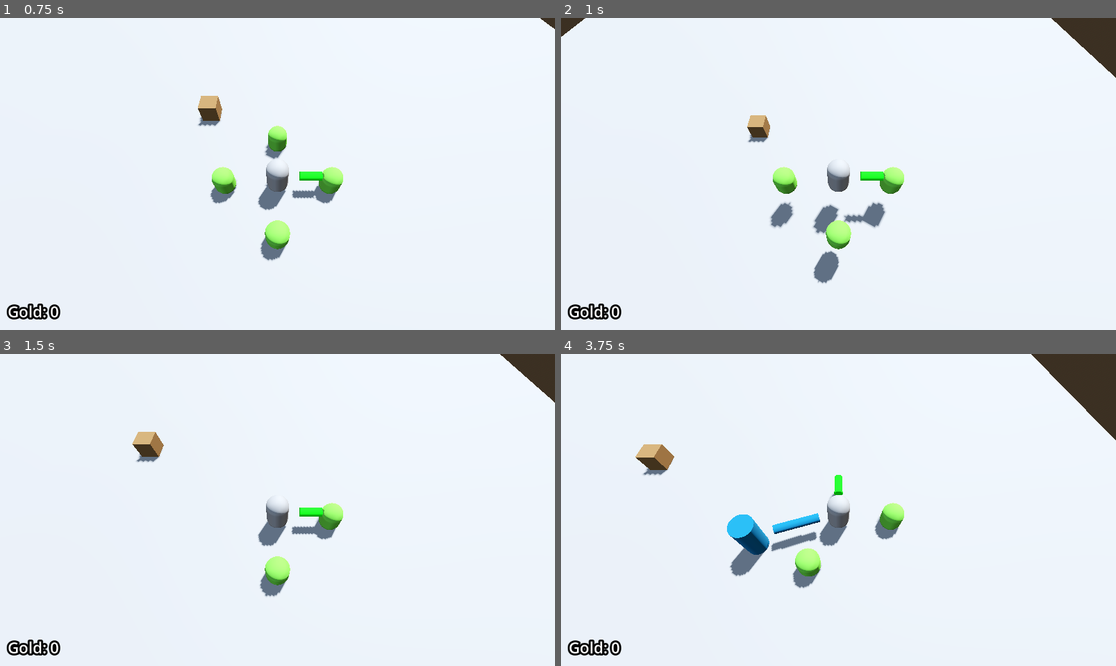
Above: before the commit, frames 1-4 (two rows, left to right).
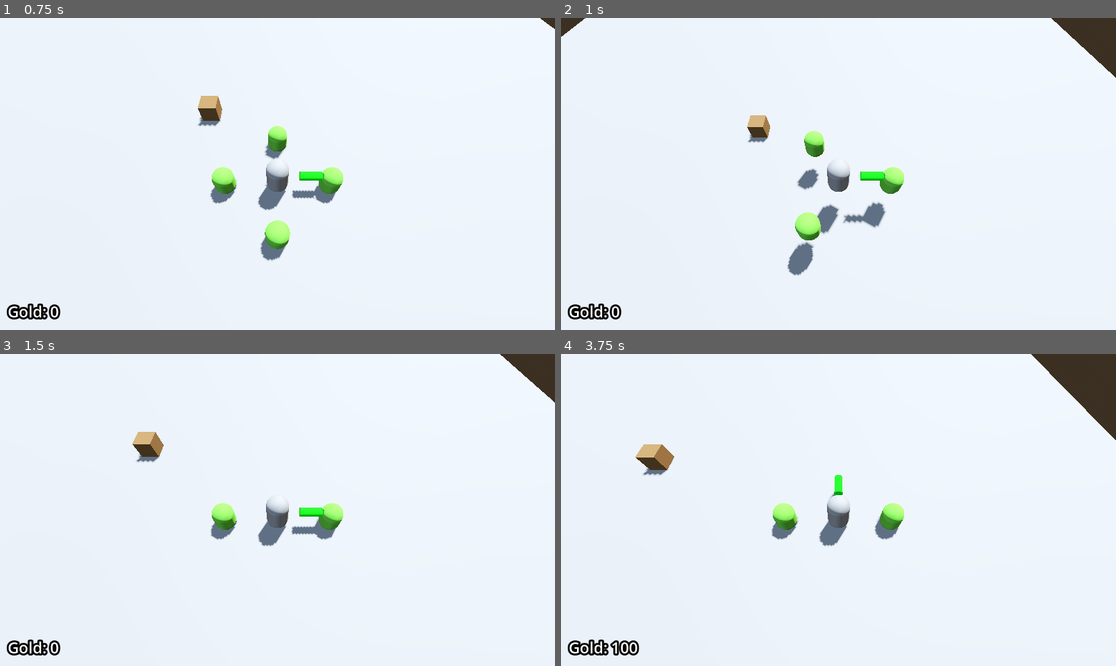
Above: after the commit, the same moments.

Repository: Ra-vanTech/ProjectBoozeArmy
Game: Godot game, scene res://Escena1_BoozeArmy.tscn
The game is run twice, just before and just after one commit, with the same random seed, the same clock (stepped at 60 frames per second) and the same inputs.
Inputs (mouse positions are in pixels of both pictures, inside the frame that each line leads up to):
- Up to frame 1 (0.75 s): tap Enter at 0.5 s; move the mouse to (399, 158) at 0.52 s; hold D (move_right) from 0.53 s (still down); tap Q at 0.6 s
- Up to frame 2 (1 s): keep holding D (move_right); tap Space (jump) at 0.77 s; tap E at 0.8 s
- Up to frame 3 (1.5 s): move the mouse to (166, 525) at 1.27 s; release D (move_right) at 1.28 s; hold S (move_back) from 1.28 s (still down); tap E at 1.35 s
- Up to frame 4 (3.75 s): tap Space (jump) at 1.52, 3.02 s; tap Q at 1.55, 2.85 s; move the mouse to (894, 441) at 2.02 s; release S (move_back) at 2.03 s; hold D (move_right) 2.03-2.78 s; right-click (894, 441) at 2.1 s; tap E at 2.3, 3.6 s; move the mouse to (810, 572) at 2.77 s; hold W (move_forward) 2.78-3.53 s; move the mouse to (1005, 556) at 3.52 s; hold A (move_left) from 3.53 s (still down)

Frame 1 is identical in both runs. In frame 2, 2.3% of the frame differs, in the area x 37-53%, y 36-86%; in frame 3, 0.9%; in frame 4, 2.4%, in the area x 8-47%, y 47-97%.
Error before the commit: Invalid access to property or key 'STARTING_HEALTH' on a base object of type 'Node (HealthComponent)'. (res://entities/player/dwarves/scripts/dwarf_system.gd:5…
Error after the commit: Invalid access to property or key 'STARTING_HEALTH' on a base object of type 'CharacterBody3D (Enemy)'. (res://core/managers/enemy_spawner/enemy_spawner.gd:25)

Commit message:
[perf?] Cambios al sistema de enanos
No recuerdo haber hecho estos cambion, tal vez haya sido el formato que
aplica mi editor, no sé

Diff:
--- a/entities/player/dwarves/scripts/dwarf_system.gd
+++ b/entities/player/dwarves/scripts/dwarf_system.gd
@@ -1,10 +1,10 @@
 class_name DwarfSystem
 extends Node3D
 
+signal enano_eliminado(enanos_id: int)
+
 #Precargar la escena del enano para instanciarla en tiempo de ejecucion.
 const ENANO_SCENE: PackedScene = preload("res://entities/player/dwarves/scenes/enano_base.tscn")
-#Referencia de HealtComponent del jugador para conexion provisional
-@onready var _player_health: HealthComponent = get_node("../HealthComponent")
 
 #configuracion (enanos iniciales, maximo de enanos y radio de formacion)
 @export var initial_dwarves: int = 3
@@ -12,7 +12,10 @@
 @export var formation_radius: float = 2.5
 
 var dwarves: Array[Node3D] = []
-signal enano_eliminado(enanos_id: int)
+
+#Referencia de HealtComponent del jugador para conexion provisional
+@onready var _player_health: HealthComponent = get_node("../HealthComponent")
+
 
 # Called when the node enters the scene tree for the first time.
 func _ready() -> void:
@@ -25,6 +28,18 @@
 		print("[DEBUG] DwarfSystem conectado al daño del jugador")
 	else:
 		push_warning("[DwarfSystem] No se encontró HealthComponent en el jugador")
+
+
+#Debug keys(para testing)
+func _unhandled_input(event: InputEvent) -> void:
+	if event is InputEventKey and event.pressed and not event.echo:
+		match event.keycode:
+			KEY_Q:
+				print("[DEBUG KEY] Q presionada → agregar_enano()")
+				agregar_enano()
+			KEY_E:
+				print("[DEBUG KEY] E presionada → eliminar_enano()")
+				eliminar_enano()
 
 
 func agregar_enano() -> void:
@@ -47,7 +62,7 @@
 	enano_eliminado.emit(enano_id)
 
 	if is_instance_valid(_player_health):
-		_player_health.health = _player_health.STARTING_HEALTH
+		_player_health.health = _player_health.health
 
 	actualizar_formacion()
 	print("[DEBUG] Enano eliminado id=%d. Restantes: %d" % [enano_id, dwarves.size()])
@@ -70,17 +85,6 @@
 		var z: float = sin(angle) * formation_radius
 		dwarves[i].position = Vector3(x, 0, z)
 
-#Debug keys(para testing)
-func _unhandled_input(event: InputEvent) -> void:
-	if event is InputEventKey and event.pressed and not event.echo:
-		match event.keycode:
-			KEY_Q:
-				print("[DEBUG KEY] Q presionada → agregar_enano()")
-				agregar_enano()
-			KEY_E:
-				print("[DEBUG KEY] E presionada → eliminar_enano()")
-				eliminar_enano()
-
 
 func _sin_enanos() -> void:
 	print("[DwarfSystem] Todos los enanos eliminados — Game Over")
